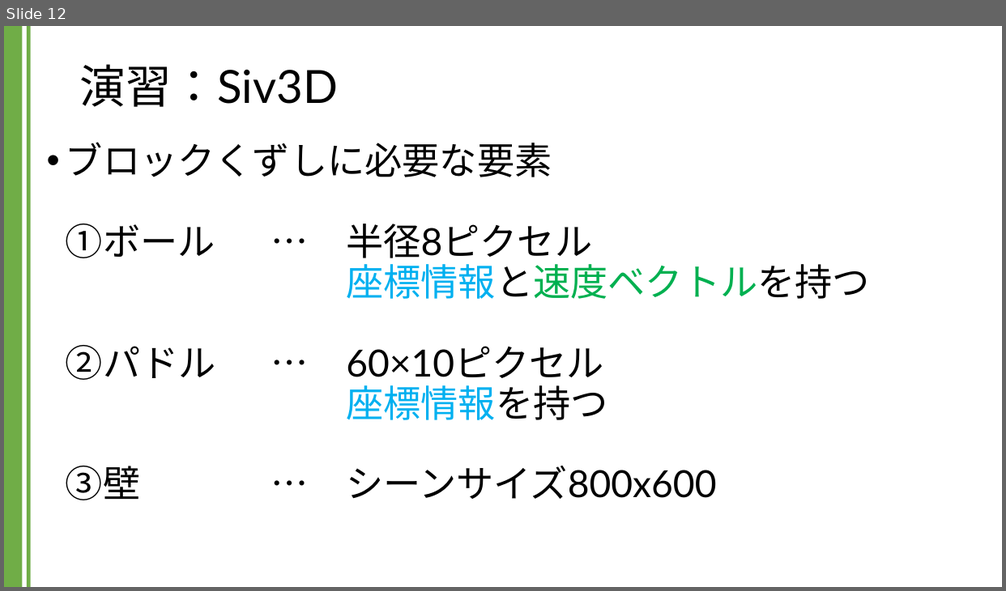
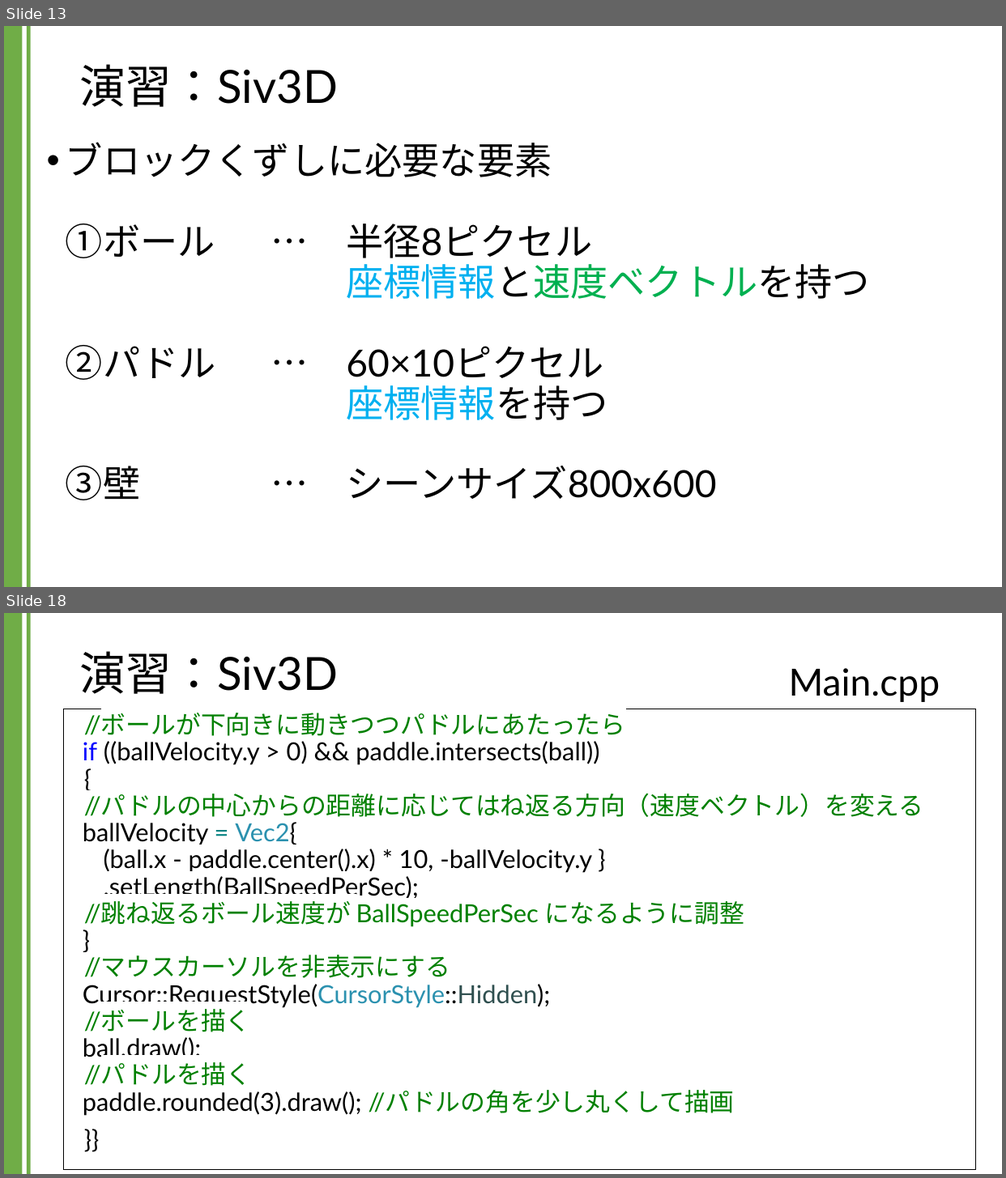
Before and after one commit to kic-murata/cpp2024, a slide deck: 授業資料/演習課題：Siv3D.pptx. Shown one above the other, each under a label of ours: slide 12 before the commit, slides 13 and 18 after it; the slides between them are not shown. The pictures are 1006x591 and 1006x1178 pixels, drawn with LibreOffice and Linux fonts; fonts in the diff are those of the drawing; background and template pictures are left out. Boxes give left, top, right and bottom in pixels: in the first picture for what was removed or moved away, otherwise in the second. Text is boxed around its words. In the diff, an @@ line names an element or a change of style, - is before the commit and + after.

```diff
--- a/授業資料/演習課題：Siv3D.pptx
+++ b/授業資料/演習課題：Siv3D.pptx
@@ slide 18 added at <box>4,613,1002,1174</box>, background #FFFFFF; not listed: 2 template elements that a slide beside it also shows @@
@@ title added at <box>80,651,338,694</box>, 44 pt, text #000000 @@
+演習：Siv3D
@@ text added at <box>789,668,940,702</box>, 36 pt, text #000000 @@
+Main.cpp
@@ rectangle added at <box>64,709,976,1169</box>, fill #FFFFFF, outline #000000 0.75 pt, 24 pt, text #000000 @@
+//ボールが下向きに動きつつパドルにあたったら
+if ((ballVelocity.y > 0) && paddle.intersects(ball))
+{
+//パドルの中心からの距離に応じてはね返る方向（速度ベクトル）を変える
+ballVelocity = Vec2{
+(ball.x - paddle.center().x) * 10, -ballVelocity.y }
+.setLength(BallSpeedPerSec);
+//跳ね返るボール速度が BallSpeedPerSec になるように調整
+}
+//マウスカーソルを非表示にする
+Cursor::RequestStyle(CursorStyle::Hidden);
+//ボールを描く
+ball.draw();
+//パドルを描く
+paddle.rounded(3).draw(); //パドルの角を少し丸くして描画
+}}
@@ what was slide 12 is now slide 13 @@
```
Also in this commit, not shown: 1 slide changed, 9 other slides added, 50 slides removed.
